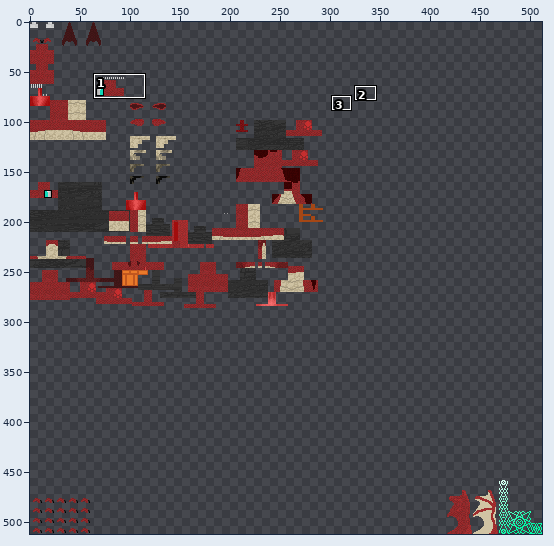
A sprite sheet gets an edit: src/test/resources/Zakari_Levica_newborn.png. The picture above shows the old version from afar; the outline marks the close-up.
Close-up. Before the commit:
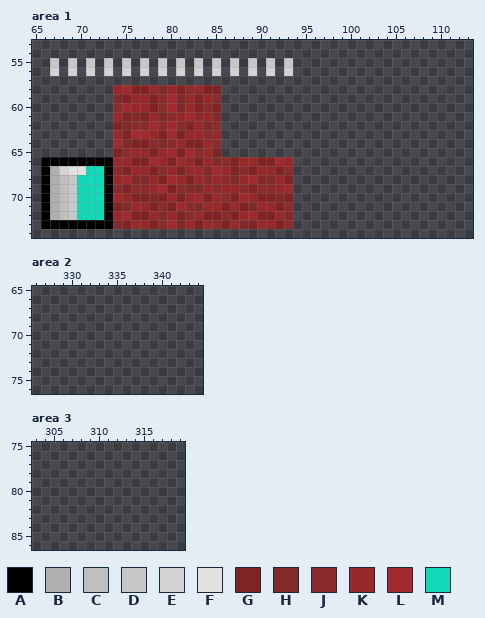
The file is 512x512 pixels. Colours within 5 levels of each other are drawn and written as one. Shown: area 1: x 65..113, y 53..74; area 2: x 326..344, y 65..76; area 3: x 303..319, y 75..86. The commit also changed other parts of the picture, which this record leaves out.
Palette (. is transparent): A #000000  B #afafaf  C #bfbfbf  D #c7c7c7  E #d3d3d3  F #e2e2e2  G #802324  H #802a2a  J #8a2c2e  K #97292a  L #a02a2e  M #11d9b8
Pixels before, area 1, first column x 66:
55 .D.D.D.D.D.D.D.D.D.D.D.D.D.D
56 .E.E.E.E.E.E.E.E.E.E.E.E.E.E
57 ............................
58 ........KLGGKHKGJKGG........
59 ........HGKKGJLHKGKJ........
60 ........JLKKGJLHKGJG........
61 ........KGHGKHJKLJKH........
62 ........GHJJLJLJGKHJ........
63 ........KGLLKGLGKKJK........
64 ........LHGGJHJKGGKJ........
65 ........GJKKGKLGLJKG........
66 AAAAAAAAKKGGLKGLKGKHJGKKGGLK
67 ABEFFMMAJGKKGJKGKKHLKGJGKKGJ
68 ABCDMMMAKLHHKGLKGKJKJHKLHHKG
69 ABCDMMMAJGJJKLGJHHKJKKJGJJKL
70 ABCDMMMALKGGHGKGKLGKJGLKGGHG
71 ABCDMMMAGHKKGJGLJHKKGKGHKKGJ
72 ABCDMMMAKLGGKHKGJKGGJGKLGGKH
73 AAAAAAAAHGKKGJLHKGKJGKHGKKGJ
Once edited:
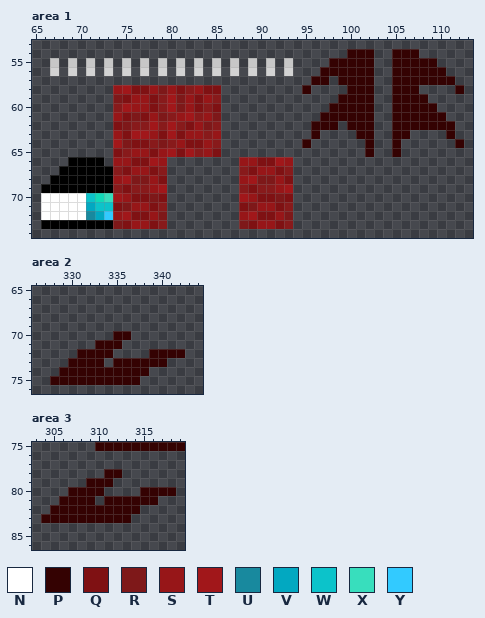
Colours new in this view: N #ffffff  P #340202  Q #7f1113  R #7e1819  S #971618  T #a1171a  U #18899e  V #02a8c1  W #0cc3ca  X #38debd  Y #32caff
What changed:
colour J: #8a2c2e -> #881a1b
Changed rows in their new state; - is a pixel that keeps its letter.
Area 1:
first column x 66:
54 ----------------------------------PPP--PPP-----
55 --------------------------------PPPPP--PPPPP---
56 -------------------------------PPPPPP--PPPPPP--
57 ------------------------------PP-PPPP--PPPPPPP-
58 --------STQQSRSQ-SQQ---------P----PPP--PPP----P
59 --------RQSSQ-TRSQS--------------PPPP--PPPP----
60 ---------TSSQ-TRSQ-Q------------PPPPP--PPPPP---
61 --------SQRQSR-ST-SR-----------PPPPPP--PPPPPP--
62 --------QR--T-T-QSR-----------PPP-PPP--PPPPPPP-
63 --------SQTTSQTQSS-S----------P----PP--PP----P-
64 --------TRQQ-R-SQQS----------P------P--P------P
65 --------Q-SSQSTQT-SQ----------------P--P-------
66 ...----.SSQQTS........SSQQTS-------------------
67 ..AAAAA--QSSQ-........-QSSQ--------------------
68 .AAAAAA-STRRSQ........STRRSQ-------------------
69 -AAAAAA--Q--ST........-Q--ST-------------------
70 NNNNNW-XTSQQRQ........TSQQRQ-------------------
71 NNNNNVWWQRSSQ-........QRSSQ--------------------
72 NNNNNUVYSTQQSR........STQQSR-------------------
73 --------RQSSQ-........RQSSQ--------------------
Area 2:
first column x 328:
70 -------PP------
71 -----PPP-------
72 ---PPPP----PPPP
73 --PPPP-PPPPPP--
74 -PPPPPPPPPP----
75 PPPPPPPPPP-----
Area 3:
first column x 304:
75 ------PPPPPPPPPP
78 -------PP-------
79 -----PPP--------
80 ---PPPP----PPPP-
81 --PPPP-PPPPPP---
82 -PPPPPPPPPP-----
83 PPPPPPPPPP------
Boxes around the changes in both close-ups, in picture pixels (x1, y1, x2, y2):
changed: (41, 49, 464, 229)
added: (50, 331, 185, 385)
added: (41, 442, 185, 523)
